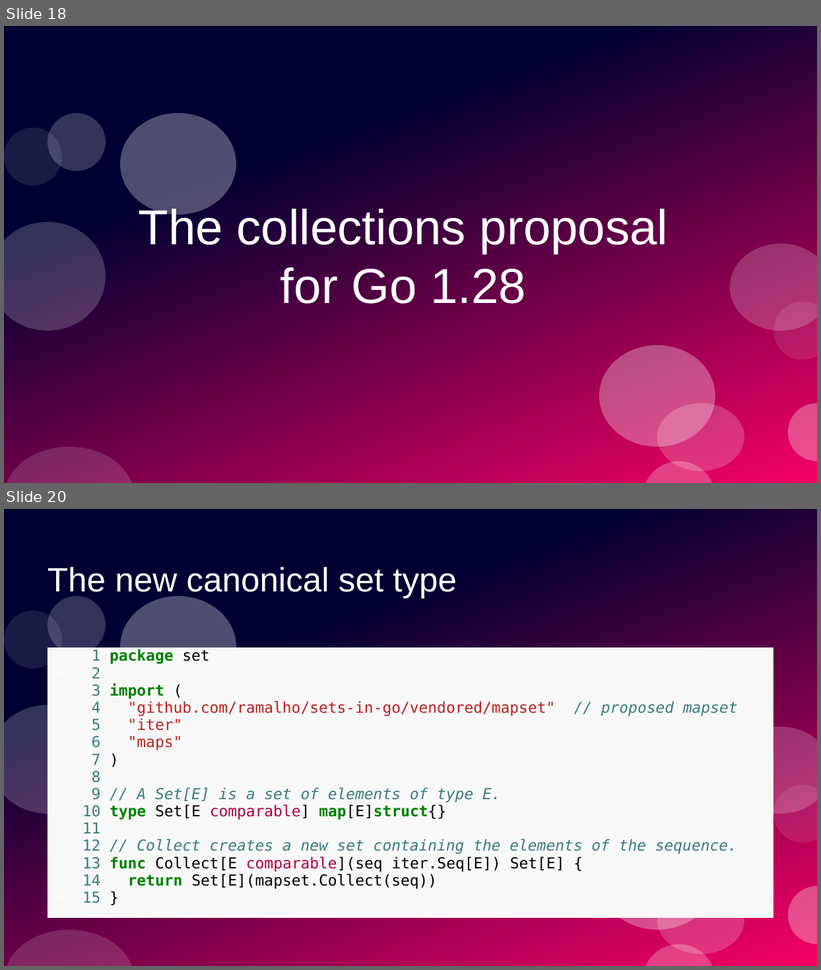
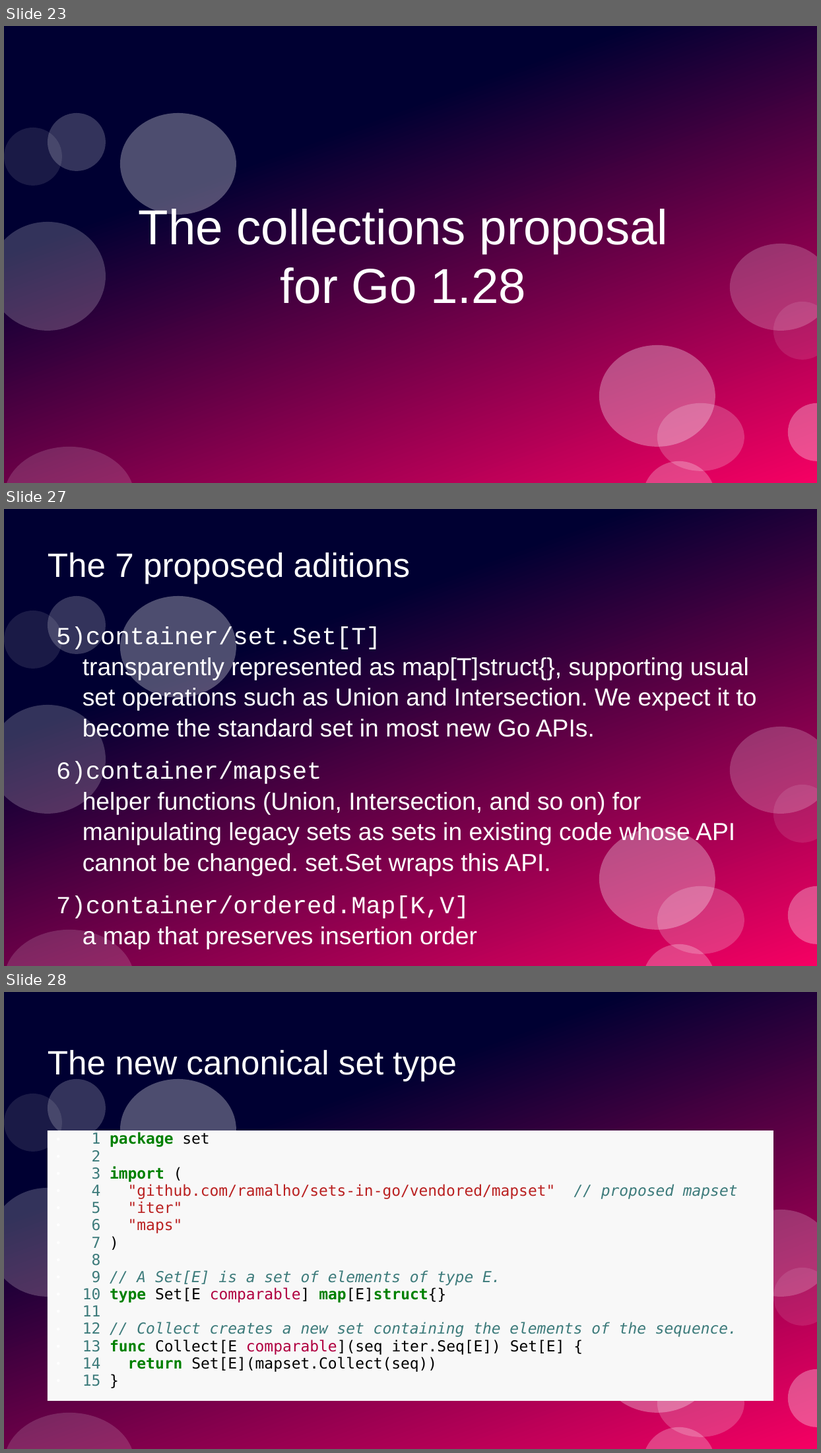
Before and after one commit to ramalho/sets-in-go, a slide deck: sets-in-go.odp. Shown one above the other, each under a label of ours: slides 18 and 20 before the commit, slides 23, 27 and 28 after it; the slides between them are not shown. The pictures are 821x970 and 821x1453 pixels, drawn with LibreOffice and Linux fonts; fonts in the diff are those of the drawing. Boxes give left, top, right and bottom in pixels: in the first picture for what was removed or moved away, otherwise in the second. Text is boxed around its words. In the diff, an @@ line names an element or a change of style, - is before the commit and + after.

Commit message:
updated slides

```diff
--- a/sets-in-go.odp
+++ b/sets-in-go.odp
@@ slide 27 added at (x1=4, y1=509, x2=817, y2=966), background #FFFFFF; not listed: 12 template elements that a slide beside it also shows @@
@@ title added at (x1=48, y1=553, x2=410, y2=584), 33 pt, text #FFFFFF @@
+The 7 proposed aditions
@@ text added at (x1=56, y1=626, x2=757, y2=919), 24 pt, text #FFFFFF @@
+5) container/set.Set[T]
+   transparently represented as map[T]struct{}, supporting usual set operations such as Union and Intersection. We expect it to become the standard set in most new Go APIs.
+6) container/mapset
+   helper functions (Union, Intersection, and so on) for manipulating legacy sets as sets in existing code whose API cannot be changed. set.Set wraps this API.
+7) container/ordered.Map[K,V]
+   a map that preserves insertion order
@@ what was slide 18 is now slide 23 @@
@@ what was slide 20 is now slide 28 @@
```
Also in this commit, not shown: 10 other slides added, 3 slides removed.
